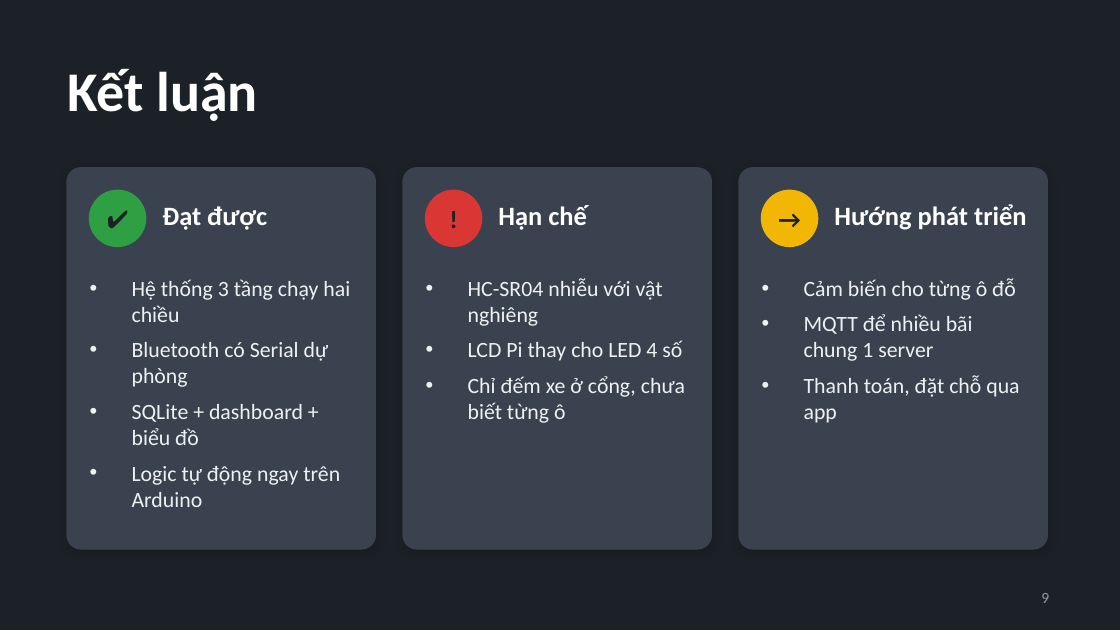
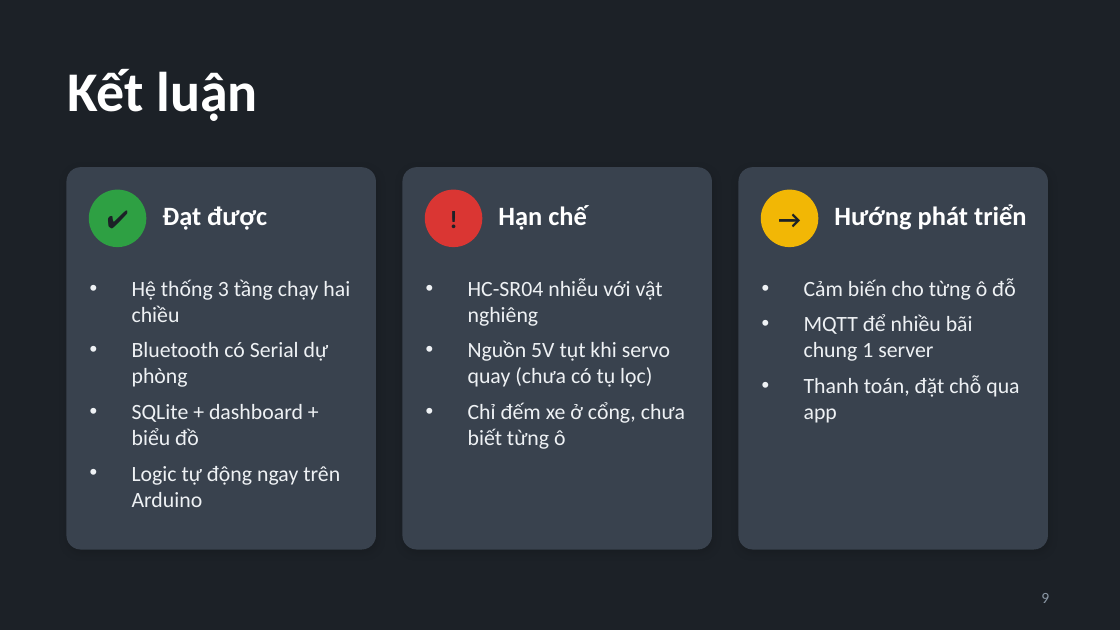
Before and after one commit to haihpse150218/iad591-smart-parking, a slide deck: slide 9 of docs/SmartParking_IAD591.pptx. Drawn at 1120x630 pixels with LibreOffice and Linux fonts; fonts in the diff are those of the drawing. Boxes give left, top, right and bottom in pixels: in the first picture for what was removed or moved away, otherwise in the second. Text is boxed around its words. In the diff, an @@ line names an element or a change of style, - is before the commit and + after.

```diff
--- a/docs/SmartParking_IAD591.pptx
+++ b/docs/SmartParking_IAD591.pptx
@@ text at (x1=468, y1=340, x2=670, y2=387): text changed @@
-• LCD Pi thay cho LED 4 số
+• Nguồn 5V tụt khi servo quay (chưa có tụ lọc)
```
Also in this commit, not shown: 5 other slides changed, 1 other file.
